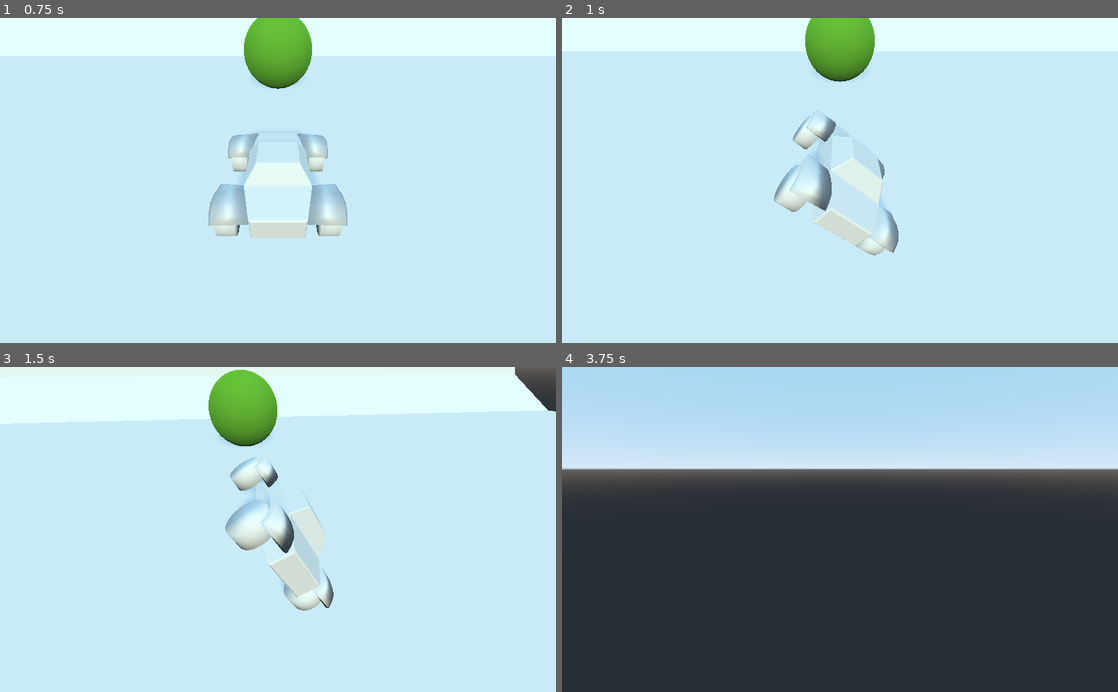
Above: before the commit, frames 1-4 (two rows, left to right).
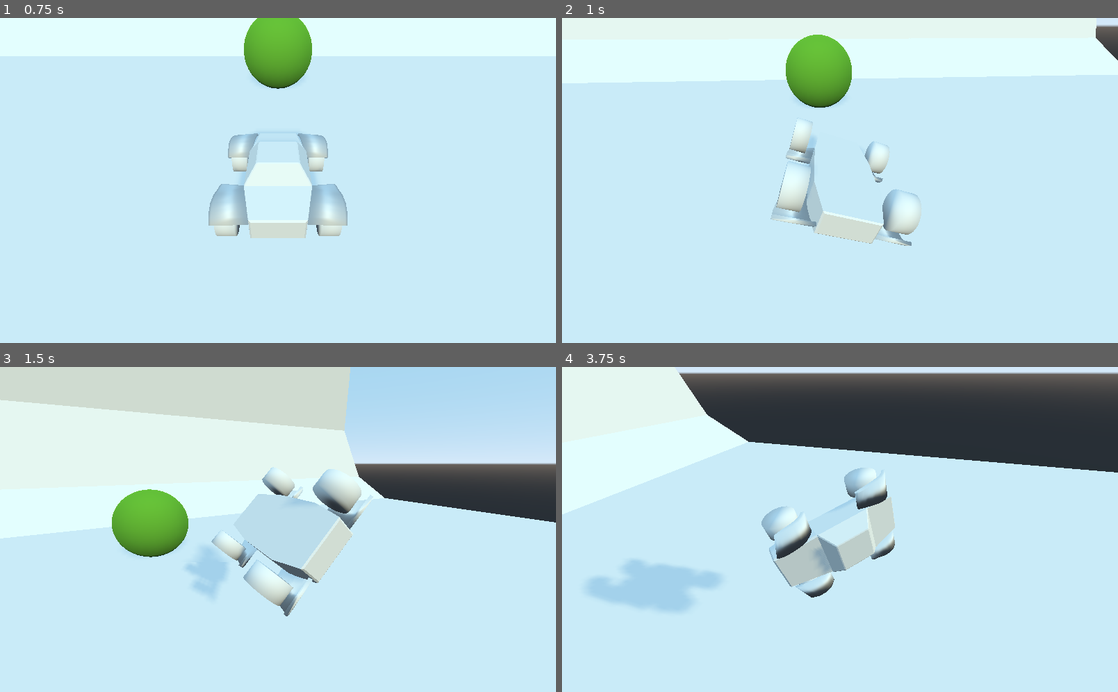
Above: after the commit, the same moments.

Repository: Lurkki14/TorpedoAlliance
Game: Godot game, scene res://Field.tscn
The game is run twice, just before and just after one commit, with the same random seed, the same clock (stepped at 60 frames per second) and the same inputs. The project has no main scene, so this scene is started directly.
Inputs (mouse positions are in pixels of both pictures, inside the frame that each line leads up to):
- Up to frame 1 (0.75 s): move the mouse to (400, 164) at 0.52 s; hold E (car_roll_right) from 0.53 s (still down)
- Up to frame 2 (1 s): keep holding E (car_roll_right); right-click (962, 164) at 0.77 s
- Up to frame 3 (1.5 s): move the mouse to (166, 545) at 1.27 s; release E (car_roll_right) at 1.28 s; hold Q (car_roll_left) from 1.28 s (still down)
- Up to frame 4 (3.75 s): right-click (728, 545) at 1.52 s; move the mouse to (895, 458) at 2.02 s; release Q (car_roll_left) at 2.03 s; hold E (car_roll_right) 2.03-2.78 s; move the mouse to (812, 594) at 2.77 s; hold W (car_accelerate) 2.78-3.53 s; right-click (812, 594) at 3.02 s; move the mouse to (1006, 578) at 3.52 s; hold Q (car_roll_left) from 3.53 s (still down)

Frame 1 is identical in both runs. In frame 2, 14% of the frame differs, in the area x 0-100%, y 0-74%; in frame 3, 44%; in frame 4, 96%, in the area x 0-100%, y 0-100%.

Commit message:
move wheel contact detection to car

Diff:
--- a/NewCar.tscn
+++ b/NewCar.tscn
@@ -1,11 +1,7 @@
-[gd_scene load_steps=17 format=2]
+[gd_scene load_steps=13 format=2]
 
 [ext_resource path="res://VehicleBody.gd" type="Script" id=1]
 [ext_resource path="res://Camera.gd" type="Script" id=2]
-[ext_resource path="res://WheelBL.gd" type="Script" id=3]
-[ext_resource path="res://WheelFR.gd" type="Script" id=4]
-[ext_resource path="res://WheelFL.gd" type="Script" id=5]
-[ext_resource path="res://WheelBR.gd" type="Script" id=6]
 
 [sub_resource type="ArrayMesh" id=1]
 resource_name = "Cube"
@@ -197,7 +193,6 @@
 suspension_max_force = 4000.0
 damping_compression = 0.5
 damping_relaxation = 1.0
-script = ExtResource( 3 )
 
 [node name="wheel_back_left" type="MeshInstance" parent="WheelBL"]
 transform = Transform( 0.71914, 0, 0, 0, 1, 0, 0, 0, 1, 0, 0, 0 )
@@ -216,7 +211,6 @@
 suspension_max_force = 4000.0
 damping_compression = 0.5
 damping_relaxation = 1.0
-script = ExtResource( 4 )
 
 [node name="wheel_front_right" type="MeshInstance" parent="WheelFR"]
 transform = Transform( 0.71914, 0, 0, 0, 1, 0, 0, 0, 1, 0, 0, 0 )
@@ -235,7 +229,6 @@
 suspension_max_force = 4000.0
 damping_compression = 0.5
 damping_relaxation = 1.0
-script = ExtResource( 5 )
 
 [node name="wheel_front_left" type="MeshInstance" parent="WheelFL"]
 transform = Transform( 0.71914, 0, 0, 0, 1, 0, 0, 0, 1, 0, 0, 0 )
@@ -253,7 +246,6 @@
 suspension_max_force = 4000.0
 damping_compression = 0.5
 damping_relaxation = 1.0
-script = ExtResource( 6 )
 
 [node name="wheel_back_right" type="MeshInstance" parent="WheelBR"]
 transform = Transform( 0.71914, 0, 0, 0, 1, 0, 0, 0, 1, 0, 0, 0 )
--- a/VehicleBody.gd
+++ b/VehicleBody.gd
@@ -2,6 +2,7 @@
 
 var wheel_contact = [false, false, false, false]
 var car_jump: int = 2 # 0 is no jump, 1 is one jump, 2 is two jumps remaining
+var wheels = []
 
 # Member variables
 const STEER_SPEED = 1
@@ -16,17 +17,23 @@
 
 export var engine_force_value = 400
 
+func _ready():
+	for node in get_children():
+		if node is VehicleWheel:
+			wheels.append(node)
+
 func countertorque() -> Vector3:
 	# FIXME reported angular velocity seems to reach infinity in some cases
 	var vel_vec = get_angular_velocity()
-	var magnitude = sqrt(pow(2, vel_vec.x) + pow(2, vel_vec.y) + pow(2, vel_vec.z))
+	print(vel_vec)
+	var magnitude = sqrt(pow(vel_vec.x, 2) + pow(vel_vec.y, 2) + pow(vel_vec.z, 2))
 	if magnitude < 0.1:
 		return Vector3(0, 0, 0)
 	var ang_vel_sqr = vel_vec.x*vel_vec.x + vel_vec.y*vel_vec.y + vel_vec.z*vel_vec.z
 	var ang_vel = sqrt(ang_vel_sqr)
 	if ang_vel < 0.1:
 		return Vector3(0, 0, 0)
-	var ct_magnitude =  (-pitch_force / 16) * ang_vel_sqr
+	var ct_magnitude =  (-pitch_force / 2e4) * ang_vel_sqr
 	var ct = Vector3(ct_magnitude*vel_vec.x/ang_vel, ct_magnitude*vel_vec.y/ang_vel, ct_magnitude*vel_vec.z/ang_vel)
 	return ct
 
@@ -36,11 +43,11 @@
 	var fz = basis.z * force
 	return Vector3(fx, fy, fz)
 
-func get_contact():
-	for element in wheel_contact:
-		if not element:
+func get_contact() -> bool:
+	for wheel in wheels:
+		if not wheel.is_in_contact():
 			return false
-		return true
+	return true
 
 func _physics_process(delta):
 	var fwd_mps = transform.basis.xform_inv(linear_velocity).x
@@ -51,7 +58,7 @@
 
 	var ct = countertorque()
 	apply_torque_impulse(ct)
-	print(ct)
+	print(delta)
 
 	if Input.is_action_pressed("car_pitch_up") and car_jump < 2:
 		apply_torque_impulse(-torque(get_global_transform().basis.x, pitch_force))
--- a/WheelBL.gd
+++ /dev/null
@@ -1,9 +0,0 @@
-extends VehicleWheel
-
-onready var body = get_node("../../placeholder_car")
-
-func _physics_process(delta):
-	if is_in_contact():
-		body.wheel_contact.insert(0, true)
-	else:
-		body.wheel_contact.insert(0, false)
--- a/WheelBR.gd
+++ /dev/null
@@ -1,9 +0,0 @@
-extends VehicleWheel
-
-onready var body = get_node("../../placeholder_car")
-
-func _physics_process(delta):
-	if is_in_contact():
-		body.wheel_contact.insert(1, true)
-	else:
-		body.wheel_contact.insert(1, false)
--- a/WheelFL.gd
+++ /dev/null
@@ -1,9 +0,0 @@
-extends VehicleWheel
-
-onready var body = get_node("../../placeholder_car")
-
-func _physics_process(delta):
-	if is_in_contact():
-		body.wheel_contact.insert(2, true)
-	else:
-		body.wheel_contact.insert(2, false)
--- a/WheelFR.gd
+++ /dev/null
@@ -1,9 +0,0 @@
-extends VehicleWheel
-
-onready var body = get_node("../../placeholder_car")
-
-func _physics_process(delta):
-	if is_in_contact():
-		body.wheel_contact.insert(3, true)
-	else:
-		body.wheel_contact.insert(3, false)
